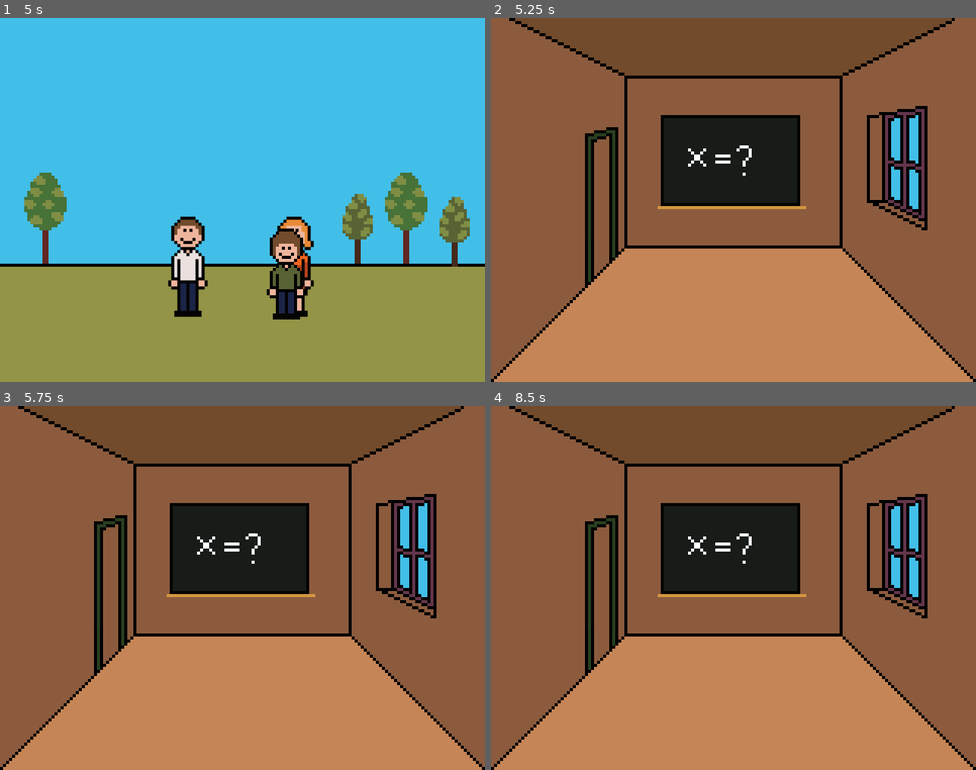
Above: before the commit, frames 1-4 (two rows, left to right).
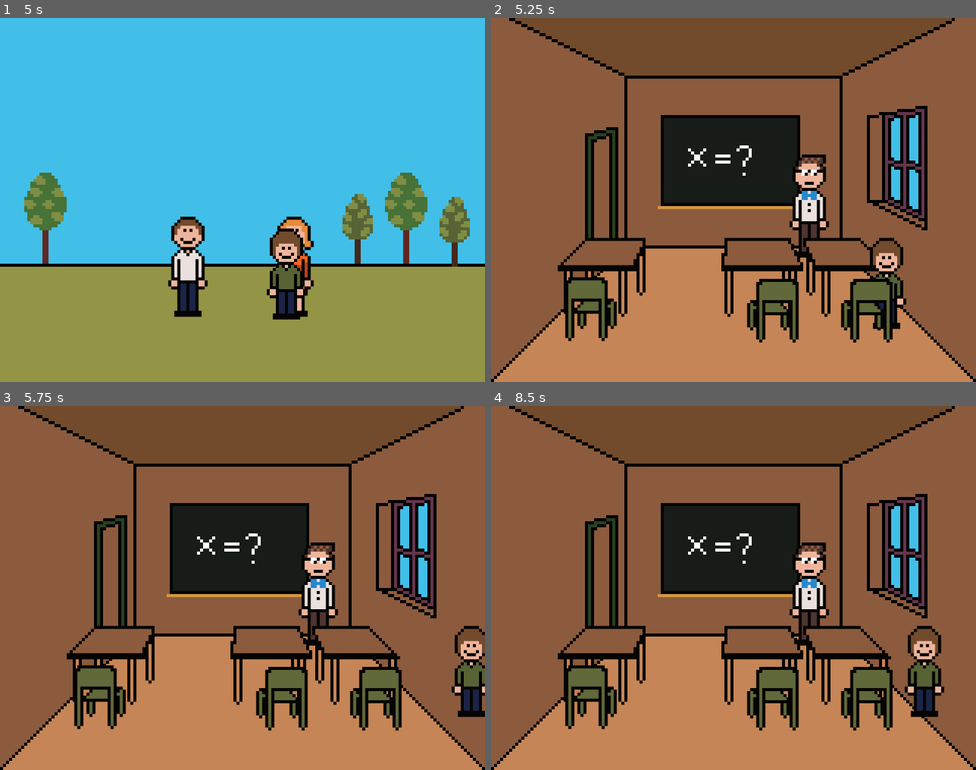
Above: after the commit, the same moments.

Repository: jiexdrop/halidom
Game: Godot game, scene res://scenes/main.tscn
Same seed, same stepped clock (60 frames per second), same inputs: the game is played once before the commit and once after it.
Inputs:
- Up to frame 1 (5 s): tap Enter (ui_accept) at 0.5, 0.77, 1.52, 3.02, 3.77, 4.52 s; hold Right (ui_right) 0.53-2.03 s; hold Left (ui_left) 2.03-2.78 s; hold Right (ui_right) 2.78-4.28 s; tap R (restart, bound only after the commit) at 4.15 s; hold Left (ui_left) from 4.28 s (still down)
- Up to frame 2 (5.25 s): release Left (ui_left) at 5.03 s; hold Right (ui_right) from 5.03 s (still down)
- Up to frame 3 (5.75 s): keep holding Right (ui_right)
- Up to frame 4 (8.5 s): release Right (ui_right) at 5.78 s; hold Left (ui_left) 5.78-7.28 s; tap Enter (ui_accept) at 6.02, 6.77, 7.52 s; hold Right (ui_right) from 7.28 s (still down)

Frame 1 is identical in both runs. In frame 2, 10% of the frame differs, in the area x 13-86%, y 37-90%; in frame 3, 11%; in frame 4, 11%, in the area x 13-94%, y 37-90%.

Commit message:
seting-up school scene

Diff:
--- a/project.godot
+++ b/project.godot
@@ -24,6 +24,14 @@
 window/stretch/mode="canvas_items"
 window/stretch/scale_mode="integer"
 
+[input]
+
+restart={
+"deadzone": 0.2,
+"events": [Object(InputEventKey,"resource_local_to_scene":false,"resource_name":"","device":-1,"window_id":0,"alt_pressed":false,"shift_pressed":false,"ctrl_pressed":false,"meta_pressed":false,"pressed":false,"keycode":0,"physical_keycode":82,"key_label":0,"unicode":114,"location":0,"echo":false,"script":null)
+]
+}
+
 [physics]
 
 3d/physics_engine="Jolt Physics"
--- a/scenes/level_2.tscn
+++ b/scenes/level_2.tscn
@@ -1,9 +1,68 @@
 [gd_scene format=3 uid="uid://d21muhalxo6hb"]
 
 [ext_resource type="Texture2D" uid="uid://c1kntmebrge07" path="res://images/school/bg.png" id="1_3bmlt"]
+[ext_resource type="Script" uid="uid://brehncw472et4" path="res://scripts/level_2.gd" id="1_6cvei"]
+[ext_resource type="Texture2D" uid="uid://cqserhi4sgdt" path="res://images/school/teacher.png" id="2_eqxsl"]
+[ext_resource type="Texture2D" uid="uid://bkha51405nci3" path="res://images/school/tables.png" id="3_b4j7a"]
+[ext_resource type="Texture2D" uid="uid://b76ftjdwu5ckk" path="res://images/school/hero_sit.png" id="4_wo48x"]
+[ext_resource type="Texture2D" uid="uid://caq18t1ow2h47" path="res://images/school/chair_l.png" id="5_y0kc7"]
+[ext_resource type="Texture2D" uid="uid://bd1ixuf0a1hl2" path="res://images/school/chair_r.png" id="6_ne2mo"]
+[ext_resource type="Script" uid="uid://clwtiavtp5wly" path="res://scripts/player_level_2.gd" id="7_ne2mo"]
+[ext_resource type="Texture2D" uid="uid://ctgj05s4j5os8" path="res://images/hero.png" id="8_6cvei"]
+
+[sub_resource type="RectangleShape2D" id="RectangleShape2D_que50"]
+size = Vector2(14, 31)
 
 [node name="Level2" type="Node2D" unique_id=1907783232]
+y_sort_enabled = true
+script = ExtResource("1_6cvei")
 
 [node name="BG" type="Sprite2D" parent="." unique_id=947760058]
-position = Vector2(80, 60)
+position = Vector2(79, 0)
 texture = ExtResource("1_3bmlt")
+offset = Vector2(1, 60)
+
+[node name="Teacher" type="Sprite2D" parent="." unique_id=1229383641]
+position = Vector2(105, 62)
+texture = ExtResource("2_eqxsl")
+
+[node name="Tables" type="Sprite2D" parent="." unique_id=2089177476]
+position = Vector2(77, 77)
+texture = ExtResource("3_b4j7a")
+offset = Vector2(0, 8)
+
+[node name="Player" type="CharacterBody2D" parent="." unique_id=1783553562]
+position = Vector2(123, 87)
+script = ExtResource("7_ne2mo")
+
+[node name="CollisionShape2D" type="CollisionShape2D" parent="Player" unique_id=42934115]
+position = Vector2(0, 0.5)
+shape = SubResource("RectangleShape2D_que50")
+
+[node name="Hero" type="Sprite2D" parent="Player" unique_id=1974347348]
+y_sort_enabled = true
+position = Vector2(0, 1)
+texture = ExtResource("8_6cvei")
+offset = Vector2(0, -1)
+
+[node name="ChairL2" type="Sprite2D" parent="." unique_id=1658670203]
+position = Vector2(124, 97)
+texture = ExtResource("5_y0kc7")
+offset = Vector2(0, -1)
+
+[node name="HeroSit" type="Sprite2D" parent="." unique_id=1942667436]
+position = Vector2(125, 106)
+texture = ExtResource("4_wo48x")
+offset = Vector2(-1, -16)
+
+[node name="ChairL" type="Sprite2D" parent="." unique_id=1960478049]
+position = Vector2(95, 88)
+texture = ExtResource("5_y0kc7")
+offset = Vector2(-2, 8)
+
+[node name="ChairR" type="Sprite2D" parent="." unique_id=1828101404]
+position = Vector2(32, 87)
+texture = ExtResource("6_ne2mo")
+offset = Vector2(1, 9)
+
+[connection signal="on_move" from="Player" to="." method="_on_player_on_move"]
--- /dev/null
+++ b/scripts/level_2.gd
@@ -0,0 +1,10 @@
+extends Node2D
+
+@onready var hero_sit: Sprite2D = $HeroSit
+
+func _on_player_on_move() -> void:
+	hero_sit.visible = false
+
+func _input(event: InputEvent) -> void:
+	if event.is_action_pressed("restart"):
+		get_tree().reload_current_scene()
--- /dev/null
+++ b/scripts/player_level_2.gd
@@ -0,0 +1,26 @@
+extends CharacterBody2D
+
+@onready var hero: Sprite2D = $Hero
+
+const SPEED = 50
+signal on_move()
+
+var once : bool = false
+
+func _physics_process(delta: float) -> void:
+	var dir_x = Input.get_axis("ui_left", "ui_right")
+	var dir_y = Input.get_axis("ui_up", "ui_down")
+	var direction = Vector2(dir_x, dir_y)
+
+	if direction != Vector2.ZERO:
+		if not once:
+			on_move.emit()
+			hero.visible = true
+			once = true
+
+		direction = direction.normalized()
+		velocity = direction * SPEED
+	else:
+		velocity = velocity.move_toward(Vector2.ZERO, SPEED)
+
+	move_and_slide()
Binary file changed: images/Sprite-0002.aseprite
Binary file added: images/school/chair_l.png
Not shown, added: images/school/chair_l.png.import
Binary file added: images/school/chair_r.png
Not shown, added: images/school/chair_r.png.import
Binary file added: images/school/hero_sit.png
Not shown, added: images/school/hero_sit.png.import
Not shown, added: scripts/level_2.gd.uid
Not shown, added: scripts/player_level_2.gd.uid
